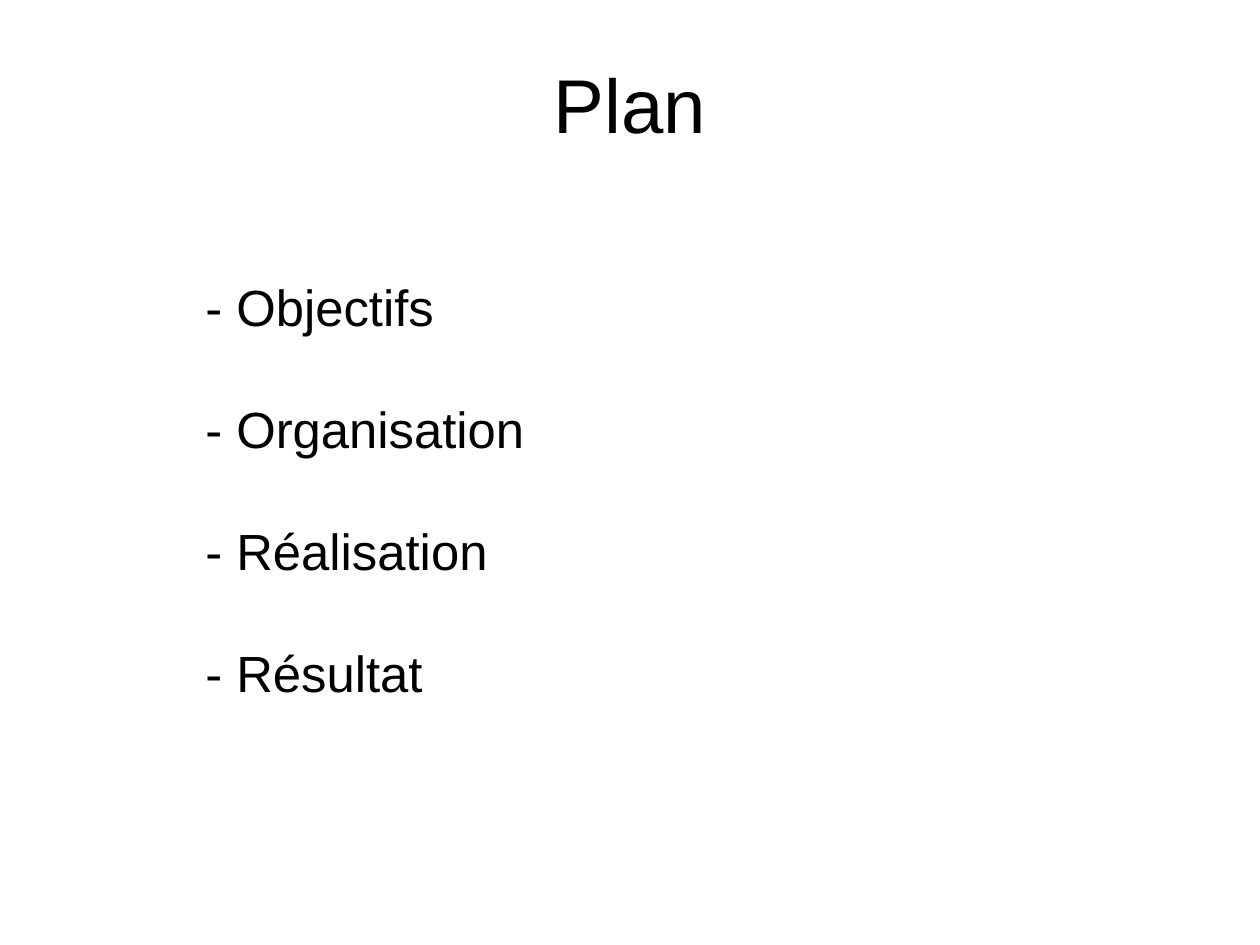
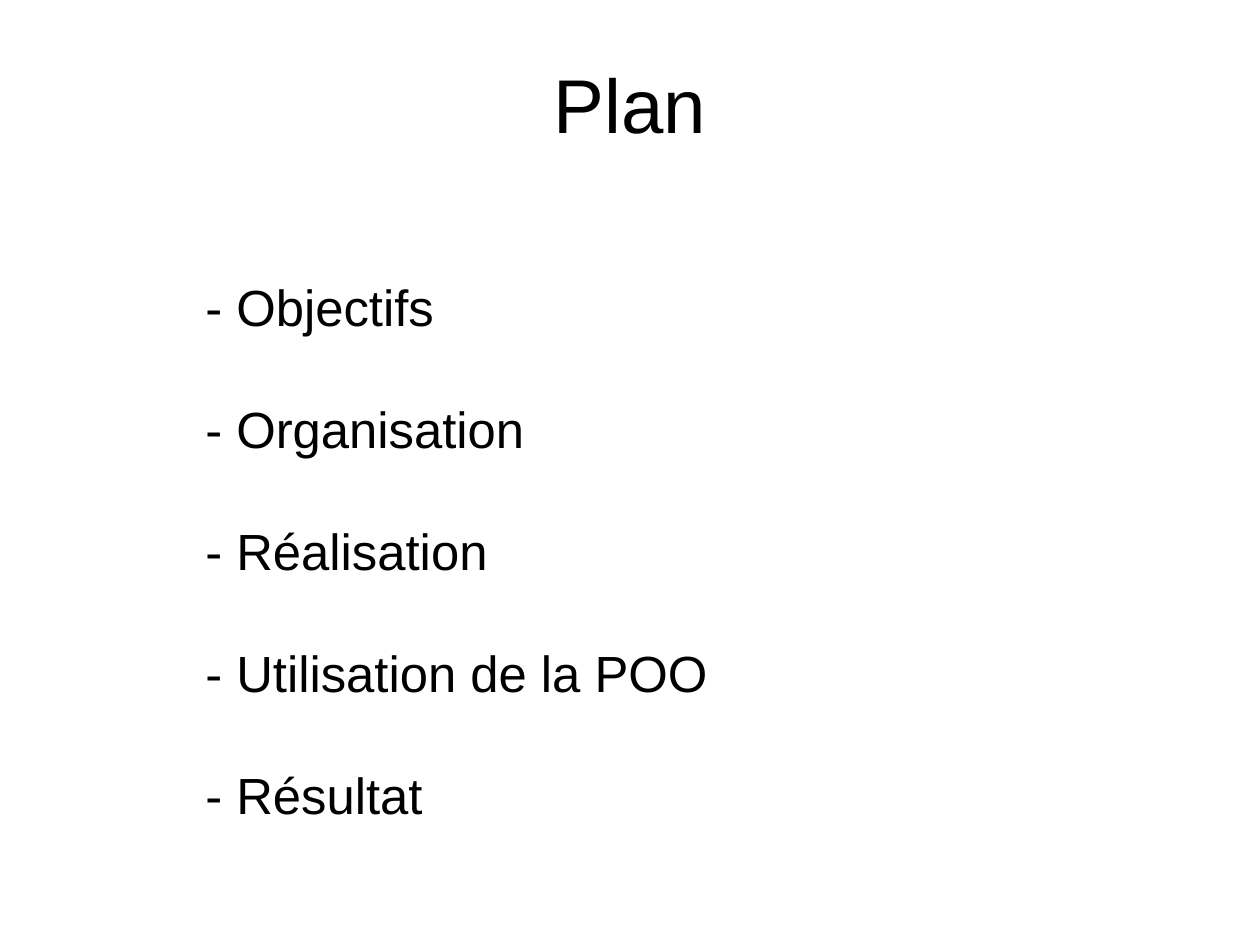
Before and after one commit to BalthazarPavot/WarGame, a slide deck: slide 2 of presentation/jet_1.odp. Drawn at 1260x945 pixels with LibreOffice and Linux fonts; fonts in the diff are those of the drawing. Boxes give left, top, right and bottom in pixels: in the first picture for what was removed or moved away, otherwise in the second. Text is boxed around its words. In the diff, an @@ line names an element or a change of style, - is before the commit and + after.

```diff
--- a/presentation/jet_1.odp
+++ b/presentation/jet_1.odp
@@ text at (236,655,708,693): paragraph added @@
+- Utilisation de la POO
```
Also in this commit, not shown: 8 slides added, 16 other files.
